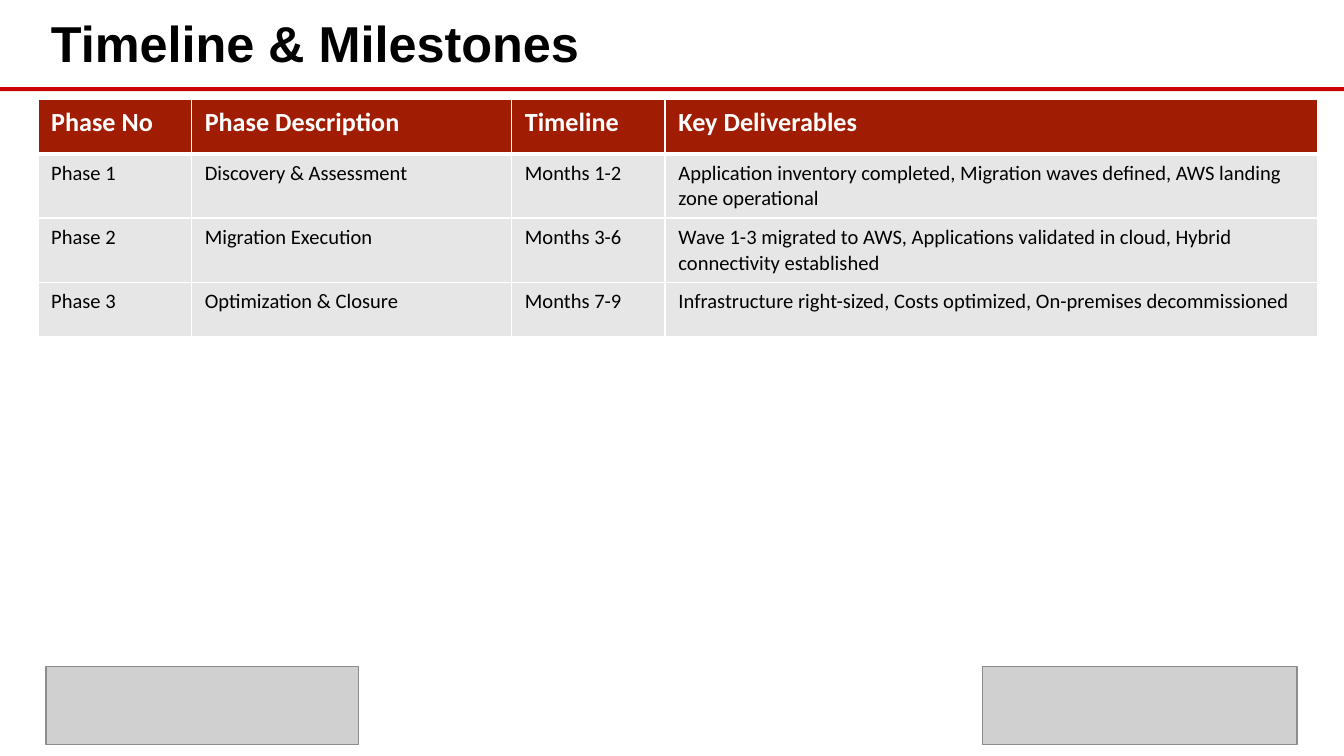
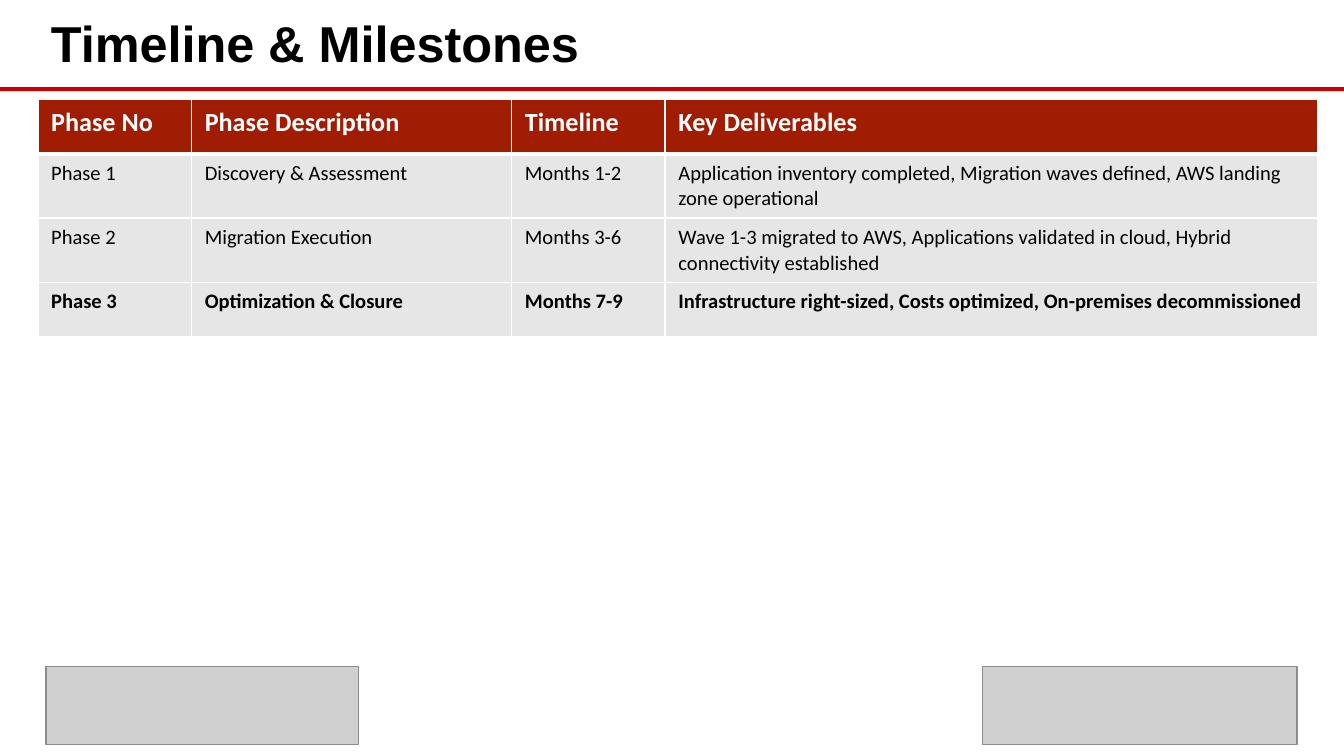
Before and after one commit to eoframework/solutions, a slide deck: slide 5 of solutions/aws/cloud/onpremise-to-cloud-migration/presales/solution-briefing.pptx. Drawn at 1344x756 pixels with LibreOffice and Linux fonts; fonts in the diff are those of the drawing; grey boxes stand for pictures; background and template pictures are left out. Boxes give left, top, right and bottom in pixels: in the first picture for what was removed or moved away, otherwise in the second. Text is boxed around its words. In the diff, an @@ line names an element or a change of style, - is before the commit and + after.

```diff
--- a/solutions/aws/cloud/onpremise-to-cloud-migration/presales/solution-briefing.pptx
+++ b/solutions/aws/cloud/onpremise-to-cloud-migration/presales/solution-briefing.pptx
@@ table at box(38, 99, 1317, 317) @@
@@ bold on in "Phase 3", "Optimization & Closure", "Months 7-9", "Infrastructure right-sized, Costs optimized, On-premises dec ..." @@
```
Also in this commit, not shown: 1 other slide changed, 32 other files.
